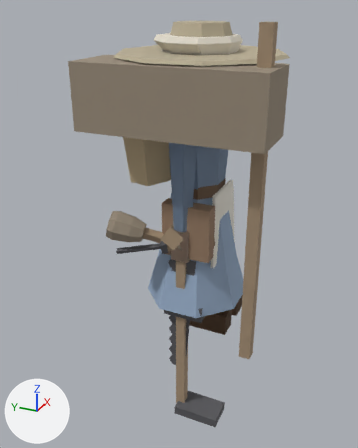
Before and after pictures for a commit that changed the glTF model game/assets/modelle/figur_halbling.glb.
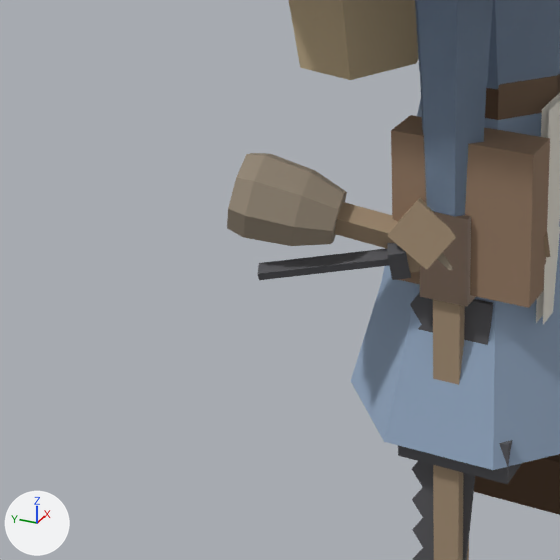
Each version is shown whole from a camera (50 mm lens) standing at (-1.788, -0.716, 1.318) and looking at (-0.024, 0.078, 0.436), then close up on the part from 8% to 61% of the width and 36% to 78% of the height. The lights are fixed; the arrows at lower left show +X, +Y and +Z. The first two pictures are the older version.

Objects in the first close-up: 'Drechseleisen', 'Hacke', 'Hammer', 'Hobel', 'Kiepe', 'Koerper_Frau', 'Koerper_Mann', 'Saege', 'Schlaegel', 'Schuerze', 'Tasche'.
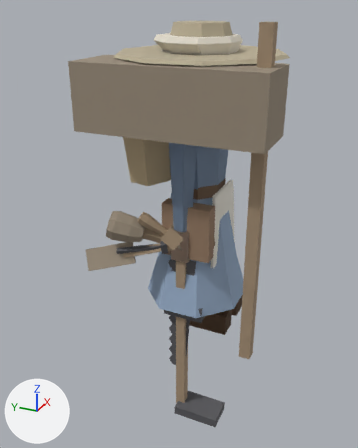
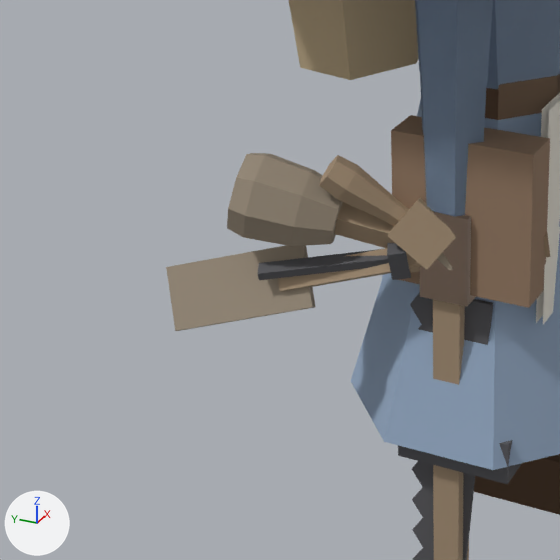
The edits, one by one:
Mesh me_stoessel is new.
It has 36 vertices, 44 faces and spans x -0.248..-0.131, y -0.062..0.168, z 0.373..0.555.
It uses material mat_figur.
Mesh me_kelle is new.
It has 16 vertices, 24 faces and spans x -0.318..-0.113, y -0.1..0.387, z 0.286..0.467.
It uses material mat_figur.
Object 'Stoessel' (ob_stoessel) is new; it shows me_stoessel.
Its location is (0.0, 0.0, 0.0).
Object 'Kelle' (ob_kelle) is new; it shows me_kelle.
Its location is (0.0, 0.0, 0.0).

Pixel boxes [x1, y1, x2, y2] of what changed, in the close-ups (560 x 560 px):
'Kelle', added (brown)
    after: [166, 245, 421, 331]
'Stoessel', added (brown)
    after: [319, 155, 409, 226]
